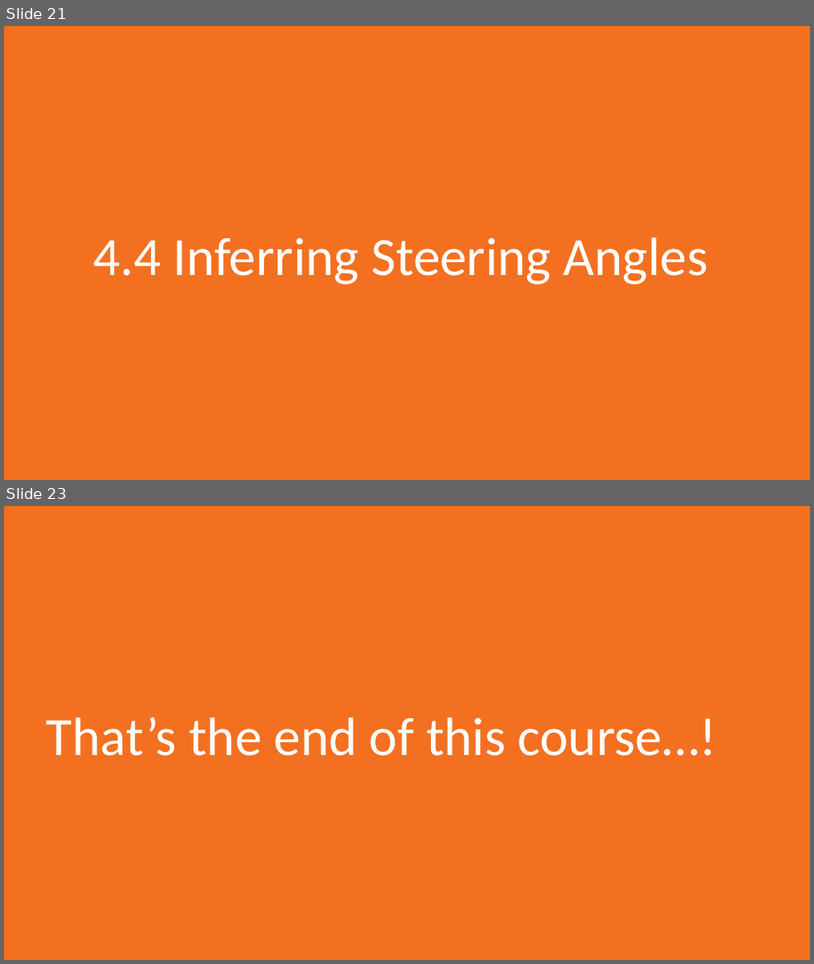
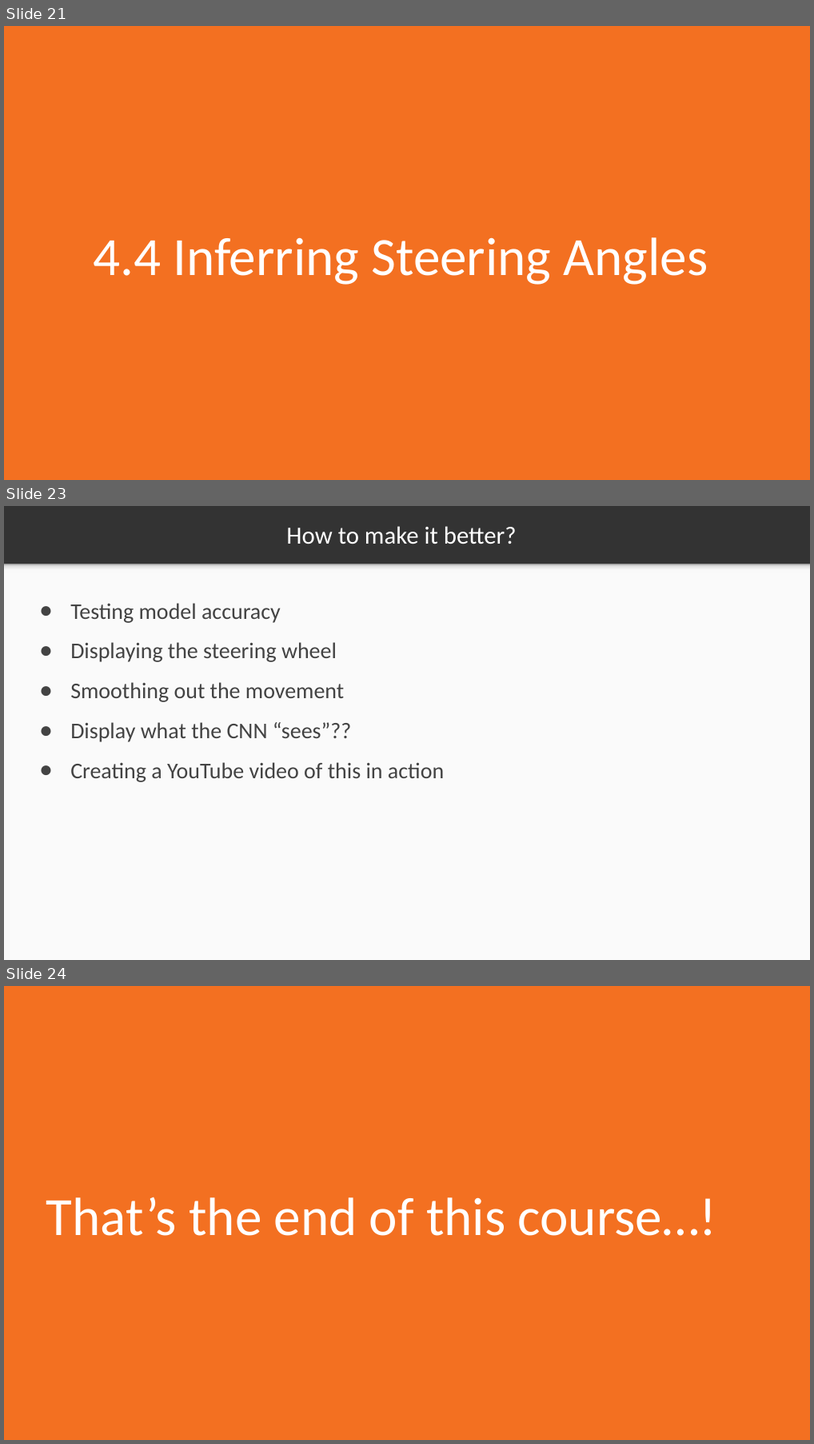
Before and after one commit to markstrefford/1.-Learning-Python-AI-by-Example, a slide deck: 4. Predicting the steering angle of a car/Slides/4.1.pptx. Shown one above the other, each under a label of ours: slides 21 and 23 before the commit, slides 21, 23 and 24 after it; the slides between them are not shown. The pictures are 814x964 and 814x1444 pixels, drawn with LibreOffice and Linux fonts; fonts in the diff are those of the drawing. Boxes give left, top, right and bottom in pixels: in the first picture for what was removed or moved away, otherwise in the second. Text is boxed around its words. In the diff, an @@ line names an element or a change of style, - is before the commit and + after.

```diff
--- a/4. Predicting the steering angle of a car/Slides/4.1.pptx
+++ b/4. Predicting the steering angle of a car/Slides/4.1.pptx
@@ slide 23 added at (x1=4, y1=506, x2=810, y2=960), background #333333 @@
@@ title added at (x1=286, y1=526, x2=517, y2=544), 44 pt, text #FFFFFF @@
+How to make it better?
@@ rectangle added at (x1=4, y1=564, x2=810, y2=960), fill #FAFAFA @@
@@ rectangle added at (x1=4, y1=564, x2=810, y2=573), fill gradient #F9F9F9 to #DEDEDE to #999999 @@
@@ text added at (x1=70, y1=603, x2=444, y2=782), 40 pt, text #434343 @@
+● Testing model accuracy
+● Displaying the steering wheel
+● Smoothing out the movement
+● Display what the CNN “sees”??
+● Creating a YouTube video of this in action
@@ what was slide 23 is now slide 24 @@
```
Also in this commit, not shown: 2 slides changed, 6 other files.
